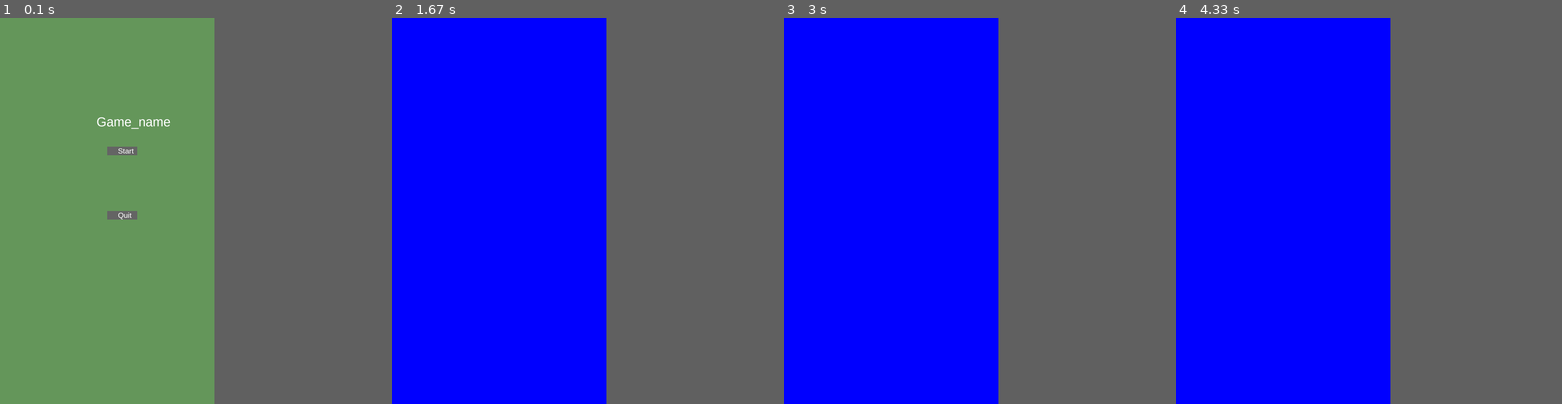
Above: before the commit, frames 1-4 (left to right).
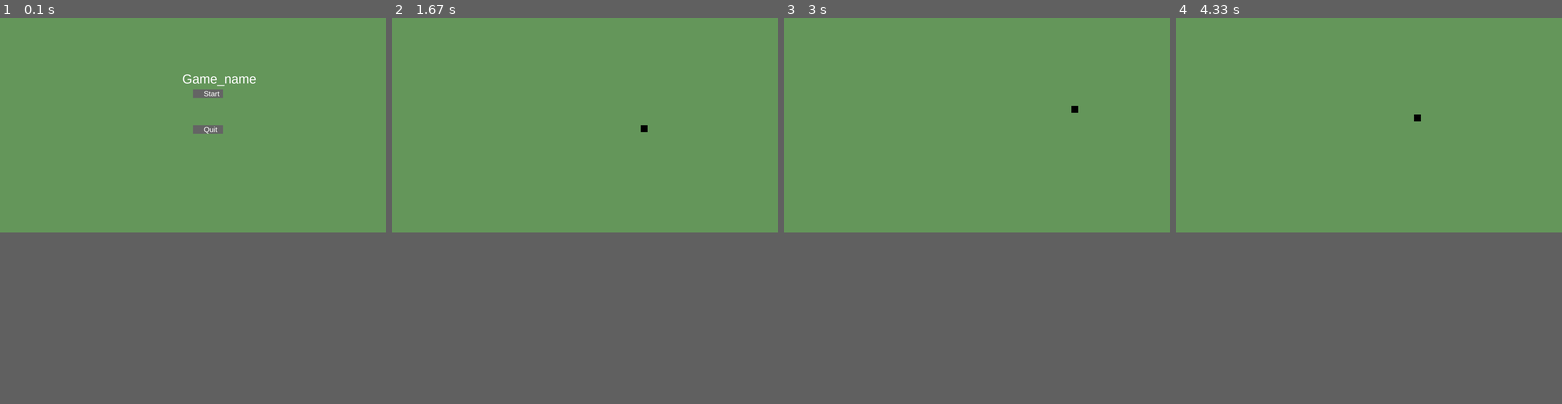
Above: after the commit, the same moments.

Repository: BlazerBen/Final_pygame_project
Game: pygame game, started from director.py
Same seed, same stepped clock (60 frames per second), same inputs: the game is played once before the commit and once after it.
Inputs (mouse positions are in pixels of both pictures, inside the frame that each line leads up to):
- Up to frame 1 (0.1 s): no input
- Up to frame 2 (1.67 s): tap Enter at 0.33 s; hold Shift 0.67-1.13 s; hold D 0.67-1.13 s; move the mouse to (492, 126) at 0.7 s; click (465, 91) at 1.22 s; hold D from 1.5 s (still down)
- Up to frame 3 (3 s): release D at 1.97 s; hold W 2-2.3 s; hold D 2.33-2.8 s; hold A from 2.83 s (still down)
- Up to frame 4 (4.33 s): release A at 3.37 s; hold S 3.4-3.7 s; hold A 3.73-4.13 s; hold W from 4.17 s (still down)
The window is 500x900 before the commit and 900x500 after it. Grey fills any space a smaller window leaves; there, only what the larger window draws over its background counts as a difference.

The runs differ from the first frame. In frame 1, 1.0% of the frame differs, in the area x 25-67%, y 14-53%; in frame 2, 31%, in the area x 0-67%, y 0-56%; in frame 3, 31%; in frame 4, 31%.

Commit message:
movement

Diff:
--- a/director.py
+++ b/director.py
@@ -8,25 +8,45 @@
 #contains scenes
 import scenes
 
-pygame.init()
+title = scenes.Title()
+def run_game(fps, starting_scene):
+    pygame.init()
+    screen = var.screen
+    clock = pygame.time.Clock()
 
-player=player.Player(var.screenwidth/2,var.screenheight/2, 32,32)
-title = scenes.Title()
+    active_scene = starting_scene
+
+    while active_scene != None:
+        # Event filtering
+        filtered_events = []
+        for event in pygame.event.get():
+            quit_attempt = False
+            if event.type == pygame.QUIT:
+                quit_attempt = True
+            elif event.type == pygame.KEYDOWN:
+                alt_pressed = var.keys[pygame.K_LALT] or \
+                              var.keys[pygame.K_RALT]
+                if event.key == pygame.K_ESCAPE:
+                    quit_attempt = True
+                elif event.key == pygame.K_F4 and alt_pressed:
+                    quit_attempt = True
+            if event.type==var.click:
+                active_scene.quit_execute()
+                active_scene.start_execute()
+            if quit_attempt:
+                active_scene.Terminate()
+            else:
+                filtered_events.append(event)
+
+        active_scene.ProcessInput(filtered_events, var.keys)
+        active_scene.Update()
+        active_scene.Render(screen)
+
+        active_scene = active_scene.next
+
+        pygame.display.flip()
+        clock.tick(fps)
 
 def main():
-    scenes.run_game(60, title)
+    run_game(60, title)
 main()
-
-
-'''while True:
-        var.clock.tick(60)
-        #window
-        var.window.fill((100,150,90))
-        for event in var.events.get():
-            if event.type==pygame.QUIT:
-                sys.exit()
-                pygame.QUIT
-        player.main(var.window)
-        player.movement(15)
-
-        var.update'''
--- a/entity/player.py
+++ b/entity/player.py
@@ -11,17 +11,18 @@
         self.y=y
         self.width=width
         self.height=height
-
-    def main(self, window):
+    def draw_player(self, window):
         pygame.draw.rect(window, (0,0,0), (self.x,self.y,self.width,self.height))
-    def movement(self, vel):
-        if var.keys[var.LSHIFT] or var.keys[pygame.K_RSHIFT]:
-            vel=30
-        if var.keys[var.a] and self.x>vel:
+    def movement(self, keys, vel):
+        if keys[pygame.K_LSHIFT] or keys[pygame.K_RSHIFT]:
+            vel=vel*1.5
+        if keys[pygame.K_a]and self.x>vel:
             self.x-=vel
-        if var.keys[var.d] and self.x<var.screenwidth-self.width:
+        if keys[pygame.K_d]:
             self.x+=vel
-        if var.keys[var.w] and self.y>vel:
+        if keys[pygame.K_w]  and self.y>vel:
             self.y-=vel
-        if var.keys[var.s] and self.y<var.screenheight-self.height:
+            print('w')
+        if keys[pygame.K_s]:
             self.y+=vel
+            print('s')
--- a/scenes.py
+++ b/scenes.py
@@ -1,46 +1,8 @@
 import pygame
 import var
 import sys
+from entity import player
 pygame.init()
-
-def run_game(fps, starting_scene):
-    pygame.init()
-    screen = var.screen
-    clock = pygame.time.Clock()
-
-    active_scene = starting_scene
-
-    while active_scene != None:
-
-        # Event filtering
-        filtered_events = []
-        for event in pygame.event.get():
-            quit_attempt = False
-            if event.type == pygame.QUIT:
-                quit_attempt = True
-            elif event.type == pygame.KEYDOWN:
-                alt_pressed = var.keys[pygame.K_LALT] or \
-                              var.keys[pygame.K_RALT]
-                if event.key == pygame.K_ESCAPE:
-                    quit_attempt = True
-                elif event.key == pygame.K_F4 and alt_pressed:
-                    quit_attempt = True
-            if event.type==var.click:
-                active_scene.quit_execute()
-                active_scene.start_execute()
-            if quit_attempt:
-                active_scene.Terminate()
-            else:
-                filtered_events.append(event)
-
-        active_scene.ProcessInput(filtered_events, var.keys)
-        active_scene.Update()
-        active_scene.Render(screen)
-
-        active_scene = active_scene.next
-
-        pygame.display.flip()
-        clock.tick(fps)
 
 class SceneBase:
     def __init__(self):
@@ -126,14 +88,20 @@
 
 class GameScene(SceneBase):
     def __init__(self):
+        self.pc=player.Player(var.screenwidth/2,var.screenheight/2, 32,32)
         SceneBase.__init__(self)
     def ProcessInput(self, events, pressed_keys):
-        pass
+        vel = 5
+        self.pc.movement(pygame.key.get_pressed(), vel)
     def Update(self):
-        pass
+
+        self.pc.draw_player(var.screen)
     def Render(self, screen):
-        # The game scene is just a blank blue screen
-        screen.fill((0, 0, 255))
+        var.clock.tick(60)
+        #window
+        var.screen.fill((100,150,90))
+        self.pc.draw_player(var.screen)
+        pygame.display.update()
 
     def quit_execute(self):
         pass
--- a/var.py
+++ b/var.py
@@ -3,7 +3,7 @@
 #WINDOW
 screenwidth=1800
 screenheight=1000
-screen = pygame.display.set_mode((screenheight,screenwidth))
+screen = pygame.display.set_mode((screenwidth,screenheight))
 width = screen.get_width()
 height = screen.get_height()
 
Not shown, added: __pycache__.code-workspace
